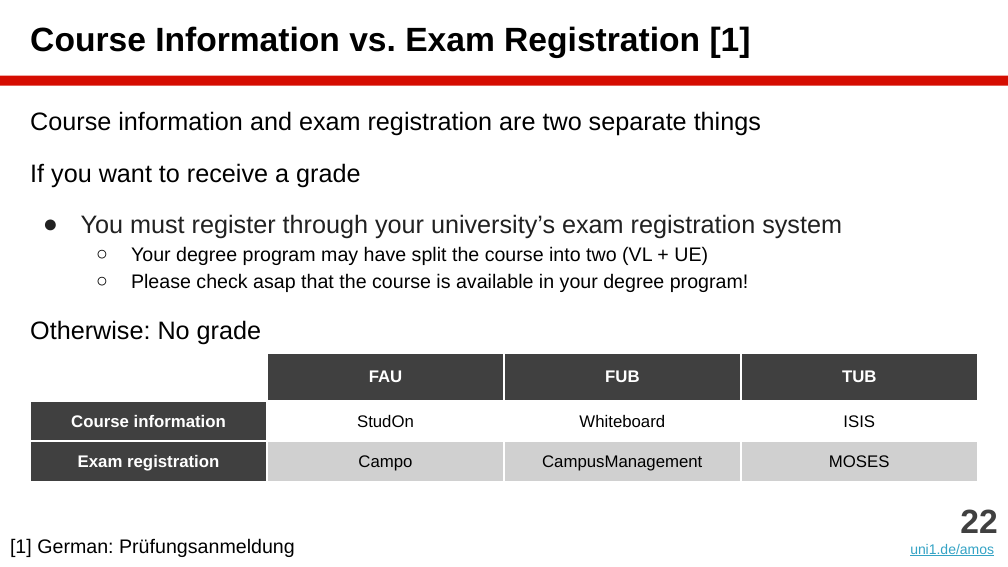
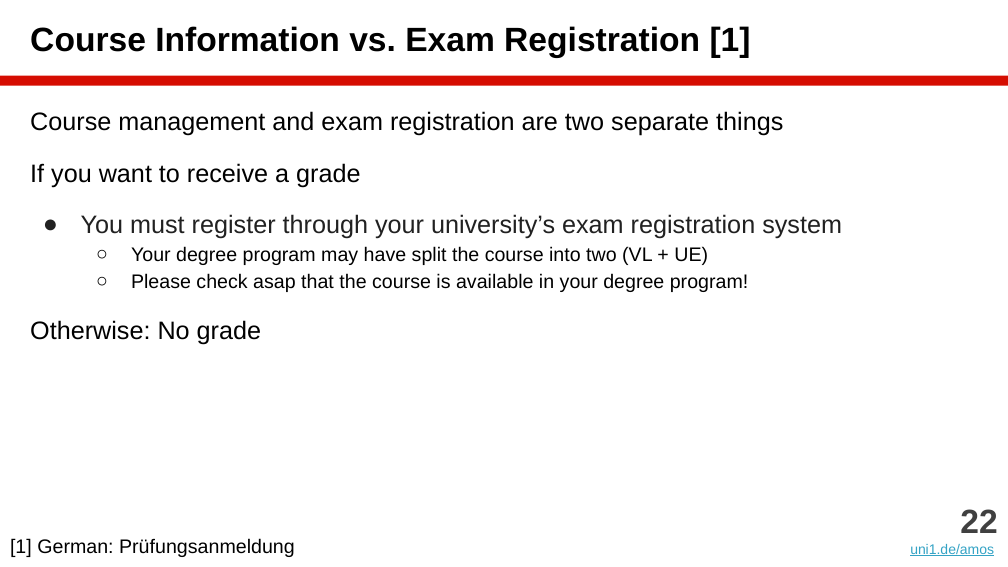
Before and after one commit to dirkriehle/amos-course, a slide deck: slide 22 of Lecture slides/AMOS A01 - Introduction.pptx. Drawn at 1008x567 pixels with LibreOffice and Linux fonts; fonts in the diff are those of the drawing. Boxes give left, top, right and bottom in pixels: in the first picture for what was removed or moved away, otherwise in the second. Text is boxed around its words. In the diff, an @@ line names an element or a change of style, - is before the commit and + after.

```diff
--- a/Lecture slides/AMOS A01 - Introduction.pptx
+++ b/Lecture slides/AMOS A01 - Introduction.pptx
@@ text at (30,111,783,136): text changed @@
-Course information and exam registration are two separate things
+Course management and exam registration are two separate things
@@ table removed at (30,353,978,567), 3 rows, 4 columns @@
- | FAU | FUB | TUB
-Course information | StudOn | Whiteboard | ISIS
-Exam registration | Campo | CampusManagement | MOSES
```
Also in this commit, not shown: 1 other slide changed, 12 other files.
